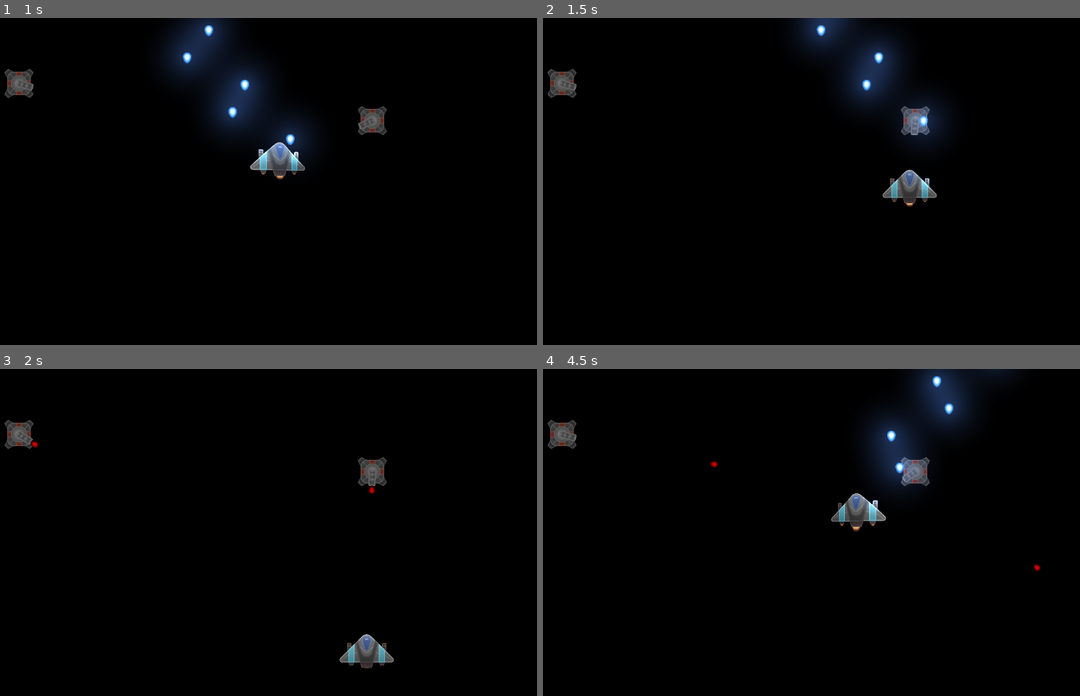
Above: before the commit, frames 1-4 (two rows, left to right).
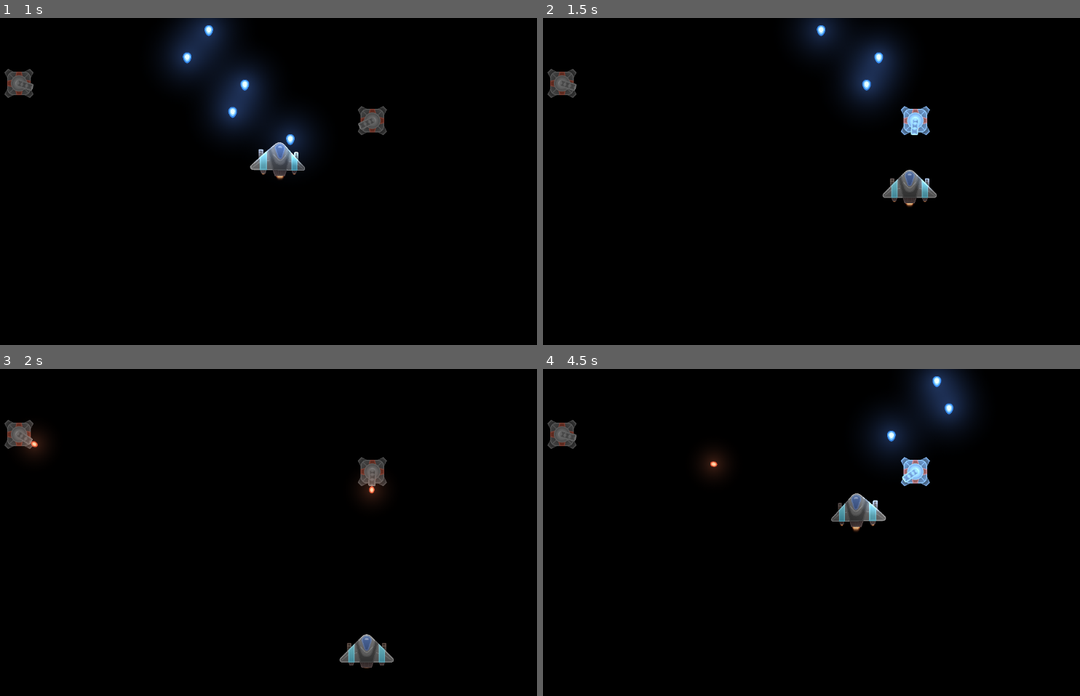
Above: after the commit, the same moments.

Repository: OneginIII/2D-Game
Game: Godot game, scene res://scenes/main.tscn
The game is run twice, just before and just after one commit, with the same random seed, the same clock (stepped at 60 frames per second) and the same inputs.
Inputs:
- Up to frame 1 (1 s): tap Enter at 0.5 s; hold D (right) from 0.53 s (still down); hold Ctrl (fire) from 0.53 s (still down)
- Up to frame 2 (1.5 s): release D (right) at 1.28 s; release Ctrl (fire) at 1.28 s; hold S (down) from 1.28 s (still down); tap Ctrl (fire) at 1.35 s
- Up to frame 3 (2 s): keep holding S (down)
- Up to frame 4 (4.5 s): release S (down) at 2.03 s; hold D (right) 2.03-2.78 s; hold Ctrl (fire) 2.03-2.78 s; hold W (up) 2.78-3.53 s; tap Ctrl (fire) at 2.85, 4.35 s; hold Ctrl (fire) 3.53-4.28 s; hold A (left) from 3.53 s (still down)

Frame 1 is identical in both runs. In frame 2, 1.1% of the frame differs, in the area x 50-76%, y 0-39%; in frame 3, 0.5%; in frame 4, 1.5%, in the area x 29-93%, y 0-62%.

Commit message:
Add damage taking, update turret and player effects

Diff:
--- a/scenes/game/entity/bullet/base_bullet.gd
+++ b/scenes/game/entity/bullet/base_bullet.gd
@@ -3,8 +3,14 @@
 export var speed : float = 10.0
 export var damage : int = 10
 export var active_area := Rect2(0.0, 0.0, 128.0, 128.0)
+export var color := Color.white * 2.0
 
-func _physics_process(delta):
+func _physics_process(_delta):
 	active_area.position = global_position - (active_area.size / 2.0)
 	if not active_area.intersects(get_viewport_rect()):
 		queue_free()
+
+func hit_target(target: Node):
+	if target.has_method("take_damage"):
+		target.take_damage(damage, color)
+	queue_free()
--- a/scenes/game/entity/bullet/base_bullet.tscn
+++ b/scenes/game/entity/bullet/base_bullet.tscn
@@ -3,6 +3,7 @@
 [ext_resource path="res://scenes/game/entity/bullet/base_bullet.gd" type="Script" id=1]
 
 [sub_resource type="CircleShape2D" id=1]
+radius = 7.0
 
 [node name="BaseBullet" type="Area2D"]
 script = ExtResource( 1 )
@@ -11,3 +12,5 @@
 shape = SubResource( 1 )
 
 [node name="Sprite" type="Sprite" parent="."]
+
+[connection signal="body_entered" from="." to="." method="hit_target"]
--- a/scenes/game/entity/bullet/enemy/turret_bullet.tscn
+++ b/scenes/game/entity/bullet/enemy/turret_bullet.tscn
@@ -1,13 +1,25 @@
-[gd_scene load_steps=4 format=2]
+[gd_scene load_steps=6 format=2]
 
 [ext_resource path="res://scenes/game/entity/bullet/base_bullet.tscn" type="PackedScene" id=1]
-[ext_resource path="res://scenes/game/entity/player/assets/bullet.png" type="Texture" id=2]
+[ext_resource path="res://scenes/game/entity/bullet/assets/turret_bullet.png" type="Texture" id=2]
 [ext_resource path="res://scenes/game/entity/bullet/enemy/turret_bullet.gd" type="Script" id=3]
+[ext_resource path="res://scenes/game/entity/bullet/assets/bullet_light.png" type="Texture" id=4]
+
+[sub_resource type="CanvasItemMaterial" id=1]
+blend_mode = 1
 
 [node name="TurretBullet" instance=ExtResource( 1 )]
+collision_layer = 4
+collision_mask = 2
 script = ExtResource( 3 )
+color = Color( 1.3, 0.75, 0.5, 1 )
 
 [node name="Sprite" parent="." index="1"]
-modulate = Color( 1, 0, 0, 1 )
 scale = Vector2( 0.25, 0.25 )
 texture = ExtResource( 2 )
+
+[node name="Light" type="Sprite" parent="." index="2"]
+modulate = Color( 0.25098, 0.129412, 0.0862745, 1 )
+material = SubResource( 1 )
+scale = Vector2( 0.6, 0.6 )
+texture = ExtResource( 4 )
--- a/scenes/game/entity/bullet/player/player_bullet.tscn
+++ b/scenes/game/entity/bullet/player/player_bullet.tscn
@@ -1,8 +1,8 @@
 [gd_scene load_steps=6 format=2]
 
 [ext_resource path="res://scenes/game/entity/bullet/base_bullet.tscn" type="PackedScene" id=1]
-[ext_resource path="res://scenes/game/entity/player/assets/bullet.png" type="Texture" id=2]
-[ext_resource path="res://scenes/game/entity/player/assets/bullet_light.png" type="Texture" id=3]
+[ext_resource path="res://scenes/game/entity/bullet/assets/bullet.png" type="Texture" id=2]
+[ext_resource path="res://scenes/game/entity/bullet/assets/bullet_light.png" type="Texture" id=3]
 [ext_resource path="res://scenes/game/entity/bullet/player/player_bullet.gd" type="Script" id=4]
 
 [sub_resource type="CanvasItemMaterial" id=1]
@@ -10,7 +10,7 @@
 
 [node name="PlayerBullet" instance=ExtResource( 1 )]
 collision_layer = 2
-collision_mask = 4
+collision_mask = 5
 script = ExtResource( 4 )
 
 [node name="Sprite" parent="." index="1"]
--- /dev/null
+++ b/scenes/game/entity/effect/explosion/explosion.gd
@@ -0,0 +1,7 @@
+extends Node2D
+
+func _ready():
+	$Particles.emitting = true;
+	$Animation.play("light");
+	yield(get_tree().create_timer(2.0), "timeout")
+	queue_free()
--- /dev/null
+++ b/scenes/game/entity/effect/explosion/explosion.tscn
@@ -0,0 +1,112 @@
+[gd_scene load_steps=14 format=2]
+
+[ext_resource path="res://scenes/game/entity/effect/assets/circle_particle.png" type="Texture" id=1]
+[ext_resource path="res://scenes/game/entity/effect/explosion/explosion.gd" type="Script" id=2]
+[ext_resource path="res://scenes/game/entity/bullet/assets/bullet_light.png" type="Texture" id=3]
+
+[sub_resource type="Shader" id=9]
+code = "shader_type canvas_item;
+
+uniform sampler2D explosion_gradient;
+uniform sampler2D edge_gradient;
+varying float lifetime;
+
+void vertex(){
+	lifetime = INSTANCE_CUSTOM.y;
+}
+
+void fragment(){
+	vec4 gradient_texture = texture(TEXTURE, UV);
+	float edge_alpha = texture(edge_gradient, gradient_texture.rg).a;
+	gradient_texture = (gradient_texture - 1.0) + (lifetime * 2.0);
+	vec4 color = texture(explosion_gradient, gradient_texture.rg);
+	COLOR = color;
+	COLOR.a = clamp(COLOR.a - (1.0 - edge_alpha), 0.0, 1.0);
+}"
+
+[sub_resource type="Gradient" id=12]
+offsets = PoolRealArray( 0, 0.1 )
+colors = PoolColorArray( 0, 0, 0, 0, 1, 1, 1, 1 )
+
+[sub_resource type="GradientTexture" id=13]
+gradient = SubResource( 12 )
+
+[sub_resource type="Gradient" id=10]
+offsets = PoolRealArray( 0, 0.0588235, 0.488235, 0.941176, 1 )
+colors = PoolColorArray( 1.5, 1.25, 0.75, 0, 1.5, 1.1, 0.6, 1, 0.835938, 0.544502, 0.1698, 1, 0.59375, 0.132057, 0.0255127, 1, 0.133333, 0.00784314, 0.00784314, 0 )
+
+[sub_resource type="GradientTexture" id=11]
+gradient = SubResource( 10 )
+
+[sub_resource type="ShaderMaterial" id=7]
+shader = SubResource( 9 )
+shader_param/explosion_gradient = SubResource( 11 )
+shader_param/edge_gradient = SubResource( 13 )
+
+[sub_resource type="ParticlesMaterial" id=8]
+emission_shape = 1
+emission_sphere_radius = 32.0
+flag_disable_z = true
+gravity = Vector3( 0, 0, 0 )
+orbit_velocity = 0.0
+orbit_velocity_random = 0.0
+scale = 0.25
+scale_random = 0.25
+
+[sub_resource type="CanvasItemMaterial" id=14]
+blend_mode = 1
+
+[sub_resource type="Animation" id=15]
+length = 0.001
+tracks/0/type = "value"
+tracks/0/path = NodePath("Light:modulate")
+tracks/0/interp = 1
+tracks/0/loop_wrap = true
+tracks/0/imported = false
+tracks/0/enabled = true
+tracks/0/keys = {
+"times": PoolRealArray( 0 ),
+"transitions": PoolRealArray( 1 ),
+"update": 0,
+"values": [ Color( 0.5, 0.375, 0.2, 1 ) ]
+}
+
+[sub_resource type="Animation" id=16]
+resource_name = "light"
+length = 2.0
+tracks/0/type = "value"
+tracks/0/path = NodePath("Light:modulate")
+tracks/0/interp = 1
+tracks/0/loop_wrap = true
+tracks/0/imported = false
+tracks/0/enabled = true
+tracks/0/keys = {
+"times": PoolRealArray( 0, 0.5, 1.5 ),
+"transitions": PoolRealArray( 1, 1, 1 ),
+"update": 0,
+"values": [ Color( 0, 0, 0, 1 ), Color( 0.501961, 0.333333, 0.2, 1 ), Color( 0, 0, 0, 1 ) ]
+}
+
+[node name="EffectExplosion" type="Node2D"]
+script = ExtResource( 2 )
+
+[node name="Particles" type="Particles2D" parent="."]
+material = SubResource( 7 )
+emitting = false
+amount = 16
+lifetime = 0.5
+one_shot = true
+explosiveness = 0.25
+randomness = 1.0
+process_material = SubResource( 8 )
+texture = ExtResource( 1 )
+
+[node name="Light" type="Sprite" parent="."]
+modulate = Color( 0.5, 0.375, 0.2, 1 )
+material = SubResource( 14 )
+scale = Vector2( 1.5, 1.5 )
+texture = ExtResource( 3 )
+
+[node name="Animation" type="AnimationPlayer" parent="."]
+anims/RESET = SubResource( 15 )
+anims/light = SubResource( 16 )
--- a/scenes/game/entity/enemy/base_enemy.gd
+++ b/scenes/game/entity/enemy/base_enemy.gd
@@ -1,3 +1,38 @@
 extends Node2D
 
+const explosion_scene := preload("res://scenes/game/entity/effect/explosion/explosion.tscn")
+
 export var health : int = 100
+export (Array, NodePath) var flashing_sprites
+
+var active := true
+var flash_tween := Tween.new()
+
+const FLASH_MULTIPLY = 2.5
+const FLASH_TIME = 0.2
+const DESTROY_DELAY = 0.5
+
+func _ready():
+	add_child(flash_tween)
+
+func take_damage(amount: int, color: Color):
+	health -= amount
+	if !active:
+		return
+	if health <= 0:
+		destroy()
+		return
+	var flash_color := color * FLASH_MULTIPLY
+	flash_color.a = 1.0
+	for path in flashing_sprites:
+		var sprite = get_node(path)
+		flash_tween.interpolate_property(sprite, "modulate", flash_color, Color.white, FLASH_TIME)
+	flash_tween.start()
+
+func destroy():
+	active = false
+	var explosion = explosion_scene.instance()
+	explosion.global_position = global_position
+	get_parent().add_child(explosion)
+	yield(get_tree().create_timer(DESTROY_DELAY), "timeout")
+	queue_free()
--- a/scenes/game/entity/enemy/base_enemy.tscn
+++ b/scenes/game/entity/enemy/base_enemy.tscn
@@ -5,6 +5,8 @@
 [sub_resource type="CircleShape2D" id=1]
 
 [node name="BaseEnemy" type="KinematicBody2D"]
+collision_layer = 4
+collision_mask = 3
 script = ExtResource( 1 )
 
 [node name="Shape" type="CollisionShape2D" parent="."]
--- a/scenes/game/entity/enemy/turret/turret.gd
+++ b/scenes/game/entity/enemy/turret/turret.gd
@@ -3,25 +3,35 @@
 onready var bullet_scene := preload("res://scenes/game/entity/bullet/enemy/turret_bullet.tscn")
 onready var head := $Head
 onready var shoot_position := $Head/ShootPosition
+onready var turret_light := $Head/TurretLight
 
 var player_node
+var light_tween := Tween.new()
+var initial_light_color := Color.tomato
 
 const ANGLE_OFFSET := 90.0
 
 func _ready():
 	player_node = get_tree().root.find_node("Player", true, false)
+	add_child(light_tween)
+	initial_light_color = turret_light.modulate
+	turret_light.modulate = Color.black
 
-func _physics_process(delta):
-	if player_node != null:
+func _physics_process(_delta):
+	if player_node != null and active:
 		head.look_at(player_node.global_position)
 		head.rotate(deg2rad(ANGLE_OFFSET))
 
 func shoot():
+	if !active:
+		return
 	var bullet = bullet_scene.instance()
 	bullet.rotation = shoot_position.global_rotation
 	bullet.global_position = shoot_position.global_position
 	bullet.direction = bullet.direction.rotated(bullet.rotation)
 	get_parent().add_child(bullet)
+	light_tween.interpolate_property(turret_light, "modulate", initial_light_color, Color.black, 0.5)
+	light_tween.start()
 
 func _on_ShootTimer_timeout():
 	shoot()
--- a/scenes/game/entity/enemy/turret/turret.tscn
+++ b/scenes/game/entity/enemy/turret/turret.tscn
@@ -1,16 +1,21 @@
-[gd_scene load_steps=6 format=2]
+[gd_scene load_steps=8 format=2]
 
 [ext_resource path="res://scenes/game/entity/enemy/base_enemy.tscn" type="PackedScene" id=1]
 [ext_resource path="res://scenes/game/entity/enemy/turret/turret.gd" type="Script" id=2]
 [ext_resource path="res://scenes/game/entity/enemy/turret/assets/turret.png" type="Texture" id=3]
 [ext_resource path="res://scenes/game/entity/enemy/turret/assets/turret_head.png" type="Texture" id=4]
+[ext_resource path="res://scenes/game/entity/enemy/turret/assets/turret_light.png" type="Texture" id=5]
 
 [sub_resource type="RectangleShape2D" id=1]
 extents = Vector2( 112, 112 )
 
+[sub_resource type="CanvasItemMaterial" id=2]
+blend_mode = 1
+
 [node name="Turret" instance=ExtResource( 1 )]
 scale = Vector2( 0.25, 0.25 )
 script = ExtResource( 2 )
+flashing_sprites = [ NodePath("Sprite"), NodePath("Head") ]
 
 [node name="Shape" parent="." index="0"]
 shape = SubResource( 1 )
@@ -24,6 +29,11 @@
 [node name="ShootPosition" type="Position2D" parent="Head" index="0"]
 position = Vector2( 0, -160 )
 
+[node name="TurretLight" type="Sprite" parent="Head" index="1"]
+modulate = Color( 1, 0.443137, 0.329412, 1 )
+material = SubResource( 2 )
+texture = ExtResource( 5 )
+
 [node name="ShootTimer" type="Timer" parent="." index="3"]
 wait_time = 2.0
 autostart = true
--- a/scenes/game/entity/player/player.gd
+++ b/scenes/game/entity/player/player.gd
@@ -48,5 +48,9 @@
 			bullet.global_position = gun_position_left.global_position
 			emit_signal("gun_fired", Gun.GUN_LEFT)
 			last_fired = Gun.GUN_LEFT
+		bullet.color = player_visual.gun_light_modulate
 		get_parent().add_child(bullet)
 		fire_rate_timer.start(fire_rate)
+
+func take_damage(_amount: int, color: Color):
+	player_visual.damage_flash(color)
--- a/scenes/game/entity/player/player.tscn
+++ b/scenes/game/entity/player/player.tscn
@@ -31,6 +31,7 @@
 
 [node name="Player" type="KinematicBody2D"]
 collision_layer = 2
+collision_mask = 5
 script = ExtResource( 1 )
 fire_rate = 0.1
 
@@ -38,6 +39,7 @@
 position = Vector2( 0, 48 )
 script = ExtResource( 8 )
 gun_light_modulate = Color( 0.75, 1.0957, 1.5, 1 )
+flashing_sprites = [ NodePath("PlayerViewport/Ship") ]
 
 [node name="PlayerViewport" type="Viewport" parent="Visual"]
 size = Vector2( 512, 512 )
--- a/scenes/game/entity/player/player_visual.gd
+++ b/scenes/game/entity/player/player_visual.gd
@@ -1,6 +1,7 @@
 extends Node2D
 
 export var gun_light_modulate := Color.lightskyblue
+export (Array, NodePath) var flashing_sprites
 
 onready var sprite_material := $Sprite.material as ShaderMaterial
 onready var exhaust_materials := []
@@ -9,6 +10,7 @@
 
 var reference_vector := Vector2.ZERO
 var light_tween := Tween.new()
+var flash_tween := Tween.new()
 
 const GRADIENT_AMOUNT := 0.1
 const WARP_AMOUNT := 0.05
@@ -17,6 +19,8 @@
 const EXHAUST_AMOUNT := 1.0
 const EXHAUST_AMOUNT_MIN := 0.5
 const GUN_LIGHTUP_TIME := 0.25
+const FLASH_MULTIPLY := 2.5
+const FLASH_TIME := 0.25
 
 func _ready():
 	exhaust_materials.append($PlayerViewport/ExhaustFlameLeft.material)
@@ -25,6 +29,7 @@
 	gun_light_left.modulate = Color.black
 	gun_light_right.modulate = Color.black
 	add_child(light_tween)
+	add_child(flash_tween)
 
 func _process(_delta):
 	sprite_material.set_shader_param("gradient_effect", -reference_vector.x * GRADIENT_AMOUNT)
@@ -40,3 +45,11 @@
 	elif gun_position == PlayerShip.Gun.GUN_RIGHT:
 		light_tween.interpolate_property(gun_light_right, "modulate", gun_light_modulate, Color.black, GUN_LIGHTUP_TIME)
 	light_tween.start()
+
+func damage_flash(color: Color):
+	var flash_color := color * FLASH_MULTIPLY
+	flash_color.a = 1.0
+	for path in flashing_sprites:
+		var sprite = get_node(path)
+		flash_tween.interpolate_property(sprite, "modulate", flash_color, Color.white, FLASH_TIME)
+	flash_tween.start()
--- a/scenes/game/game.tscn
+++ b/scenes/game/game.tscn
@@ -14,6 +14,8 @@
 
 [node name="Turret" parent="." instance=ExtResource( 3 )]
 position = Vector2( 141, 144 )
+collision_layer = 1
 
 [node name="Turret2" parent="." instance=ExtResource( 3 )]
 position = Vector2( 918, 226 )
+collision_layer = 1
Renamed: scenes/game/entity/player/assets/bullet.png -> scenes/game/entity/bullet/assets/bullet.png
Not shown, changed: scenes/game/entity/bullet/assets/bullet.png.import
Renamed: scenes/game/entity/player/assets/bullet_light.png -> scenes/game/entity/bullet/assets/bullet_light.png
Not shown, changed: scenes/game/entity/bullet/assets/bullet_light.png.import
Binary file added: scenes/game/entity/bullet/assets/turret_bullet.png
Not shown, added: scenes/game/entity/bullet/assets/turret_bullet.png.import
Binary file added: scenes/game/entity/effect/assets/circle_particle.png
Not shown, added: scenes/game/entity/effect/assets/circle_particle.png.import
Binary file added: scenes/game/entity/enemy/turret/assets/turret_light.png
Not shown, added: scenes/game/entity/enemy/turret/assets/turret_light.png.import
